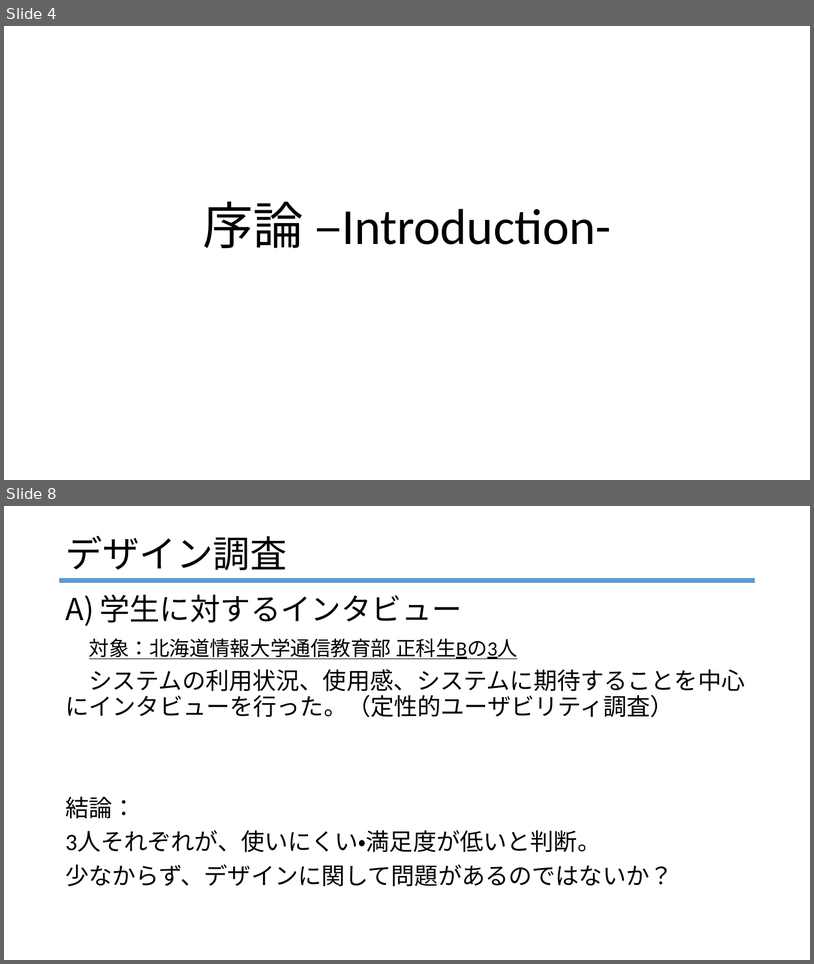
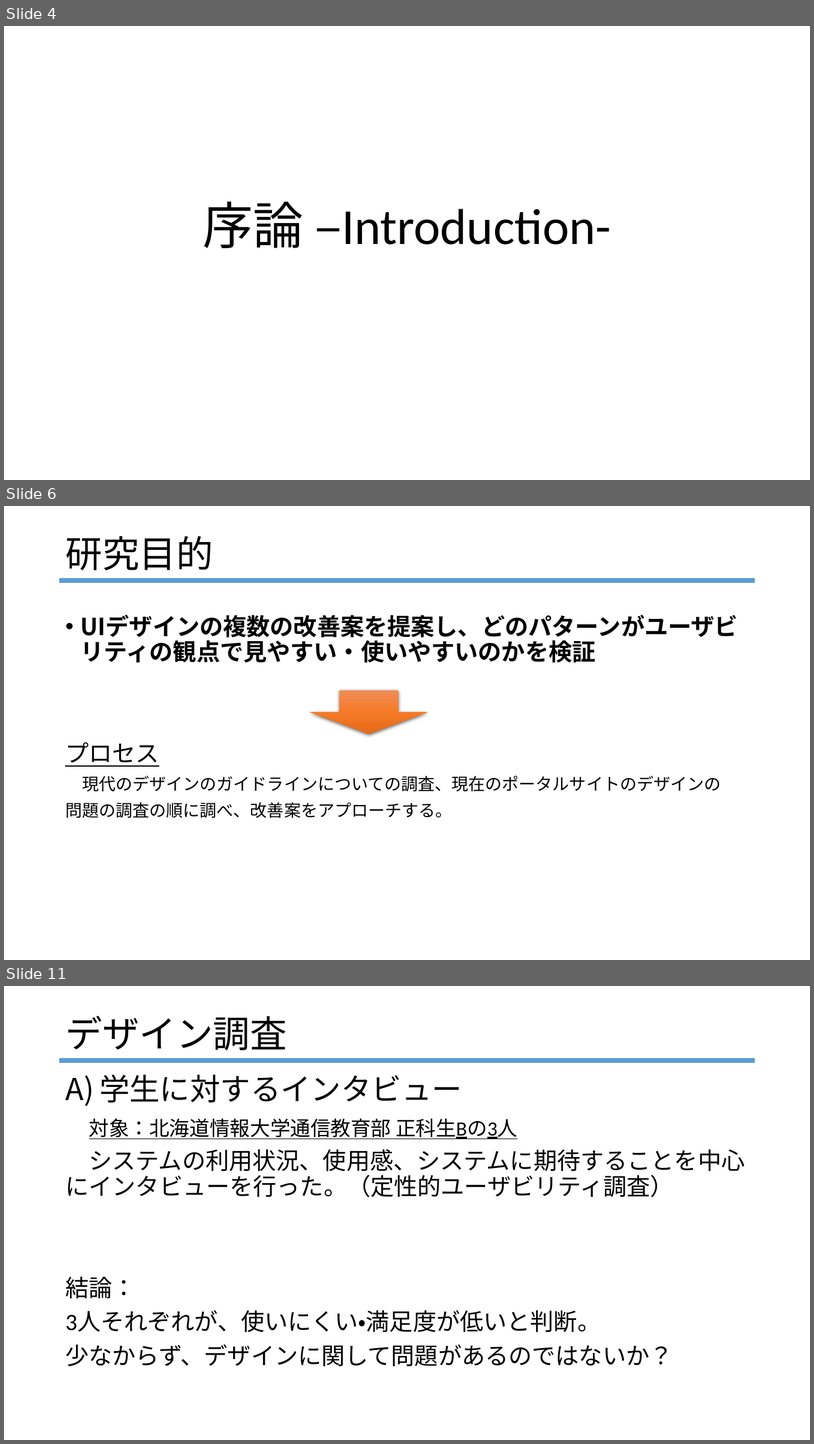
Before and after one commit to R4HB02-teamR/-R, a slide deck: progress/樫本/2022_0203クラス内発表.pptx. Shown one above the other, each under a label of ours: slides 4 and 8 before the commit, slides 4, 6 and 11 after it; the slides between them are not shown. The pictures are 814x964 and 814x1444 pixels, drawn with LibreOffice and Linux fonts; fonts in the diff are those of the drawing. Boxes give left, top, right and bottom in pixels: in the first picture for what was removed or moved away, otherwise in the second. Text is boxed around its words. In the diff, an @@ line names an element or a change of style, - is before the commit and + after.

```diff
--- a/progress/樫本/2022_0203クラス内発表.pptx
+++ b/progress/樫本/2022_0203クラス内発表.pptx
@@ slide 6 added at bbox=[4, 506, 810, 960], background #FFFFFF @@
@@ text added at bbox=[65, 536, 213, 570], 44 pt, text #000000 @@
+研究目的
@@ line added from (60, 580) to (755, 580), #5B9BD5 6 pt @@
@@ text added at bbox=[65, 615, 738, 818], 20 pt, text #000000 @@
+• UIデザインの複数の改善案を提案し、どのパターンがユーザビリティの観点で見やすい・使いやすいのかを検証
+プロセス
+現代のデザインのガイドラインについての調査、現在のポータルサイトのデザインの
+問題の調査の順に調べ、改善案をアプローチする。
@@ down arrow added at bbox=[310, 691, 428, 734], fill gradient #F18C57 to #F67B28 to #E56C19 @@
@@ what was slide 8 is now slide 11 @@
```
Also in this commit, not shown: 11 slides changed, 9 other slides added, 2 slides removed, 1 other file.
